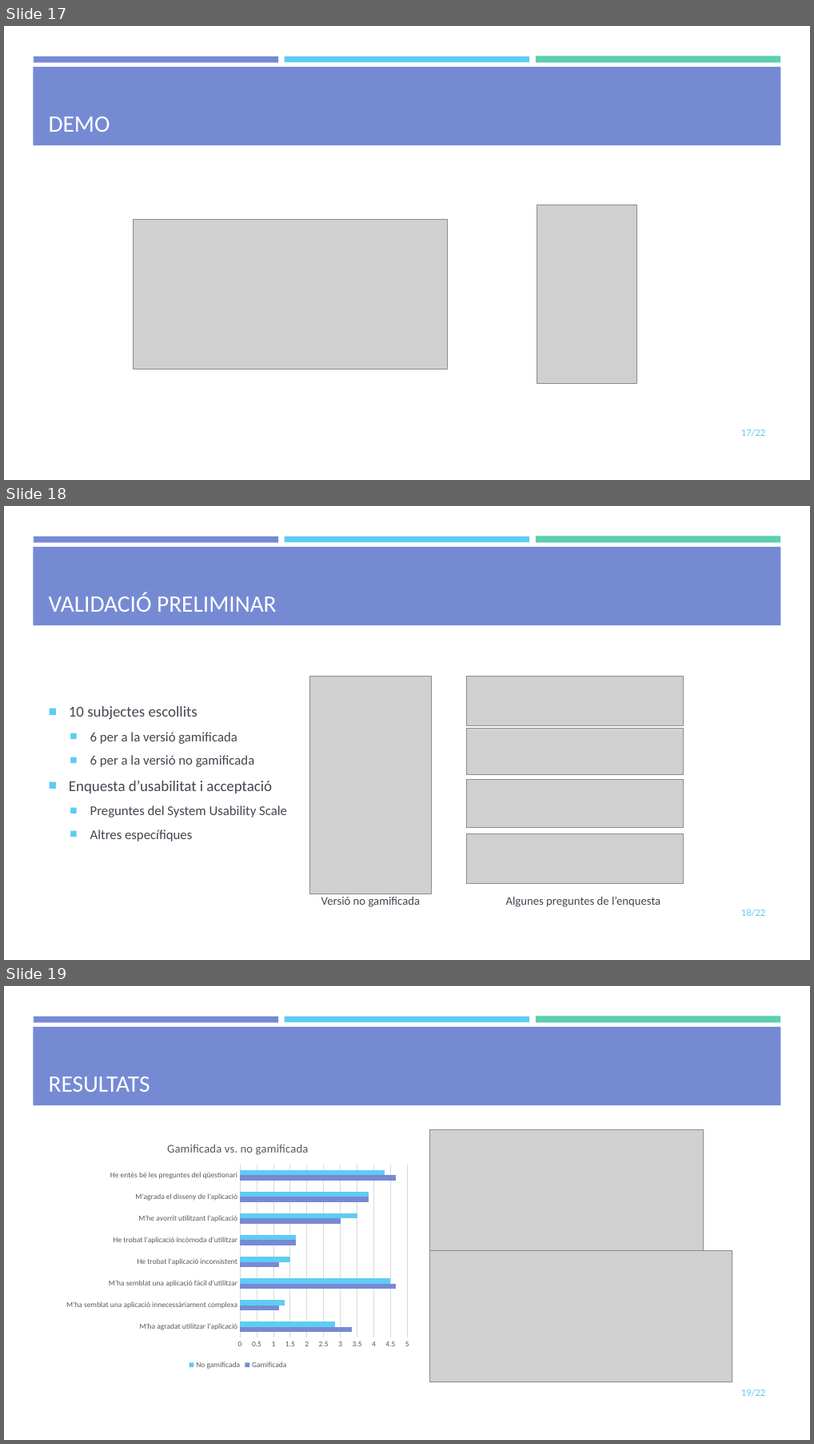
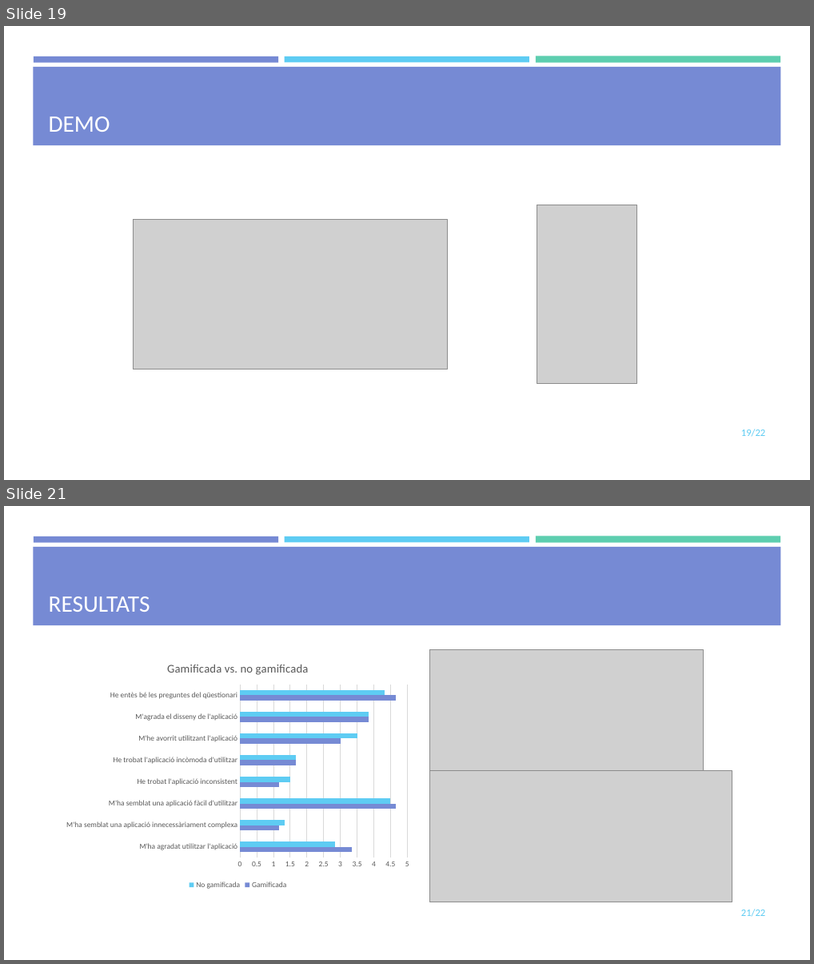
Before and after one commit to mdlunag/tfg, a slide deck: tfg_presentacio.pptx. Shown one above the other, each under a label of ours: slides 17, 18 and 19 before the commit, slides 19 and 21 after it; the slides between them are not shown. The pictures are 814x1444 and 814x964 pixels, drawn with LibreOffice and Linux fonts; fonts in the diff are those of the drawing; grey boxes stand for pictures. Boxes give left, top, right and bottom in pixels: in the first picture for what was removed or moved away, otherwise in the second. Text is boxed around its words. In the diff, an @@ line names an element or a change of style, - is before the commit and + after.

```diff
--- a/tfg_presentacio.pptx
+++ b/tfg_presentacio.pptx
@@ slide 18 removed at bbox=[4, 506, 810, 960], background #FFFFFF; not listed: 4 template elements that a slide beside it also shows @@
@@ title removed at bbox=[49, 592, 277, 612] @@
-VALIDACIÓ PRELIMINAR
@@ picture removed at bbox=[310, 676, 432, 894] @@
@@ picture removed at bbox=[466, 676, 683, 725] @@
@@ text removed at bbox=[69, 706, 287, 841] @@
-■ 10 subjectes escollits
-  ■ 6 per a la versió gamificada
-  ■ 6 per a la versió no gamificada
-■ Enquesta d’usabilitat i acceptació
-  ■ Preguntes del System Usability Scale
-  ■ Altres específiques
@@ picture removed at bbox=[466, 728, 683, 775] @@
@@ picture removed at bbox=[466, 779, 683, 828] @@
@@ picture removed at bbox=[466, 833, 684, 883] @@
@@ text removed at bbox=[322, 896, 421, 907] @@
-Versió no gamificada
@@ text removed at bbox=[506, 896, 661, 907] @@
-Algunes preguntes de l’enquesta
@@ page number removed at bbox=[742, 908, 766, 916] @@
-18/22
@@ what was slide 17 is now slide 19 @@
@@ what was slide 19 is now slide 21 @@
@@ page number at bbox=[742, 908, 766, 916]: text changed @@
-19/22
+21/22
```
Also in this commit, not shown: 4 slides changed, 9 slides added, 6 other slides removed, 2 other files.
